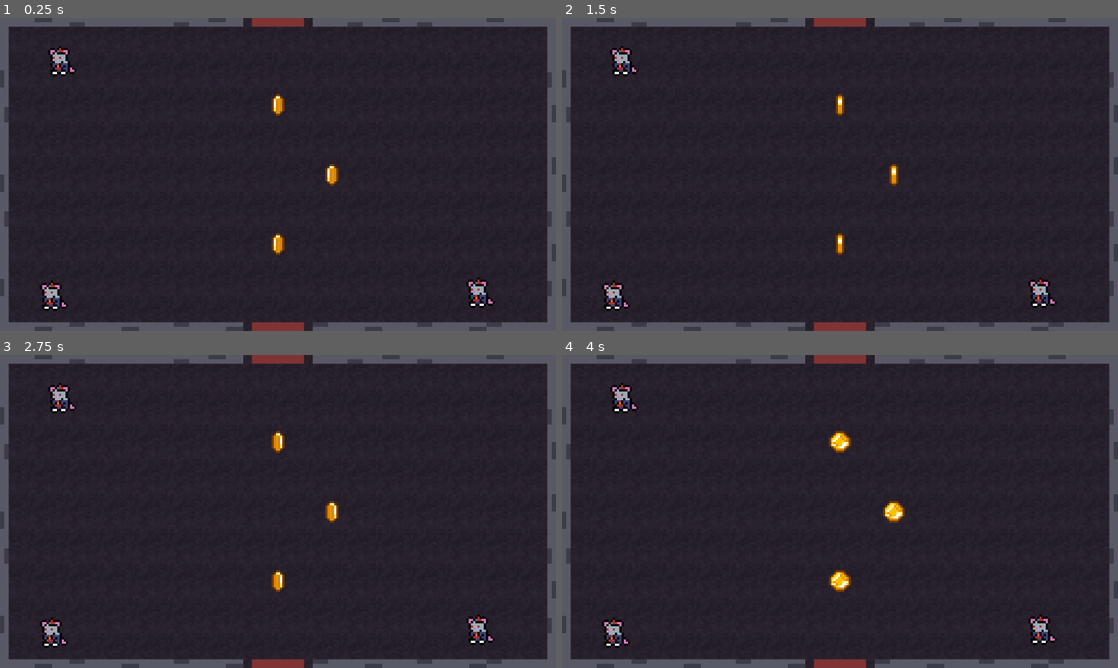
Above: before the commit, frames 1-4 (two rows, left to right).
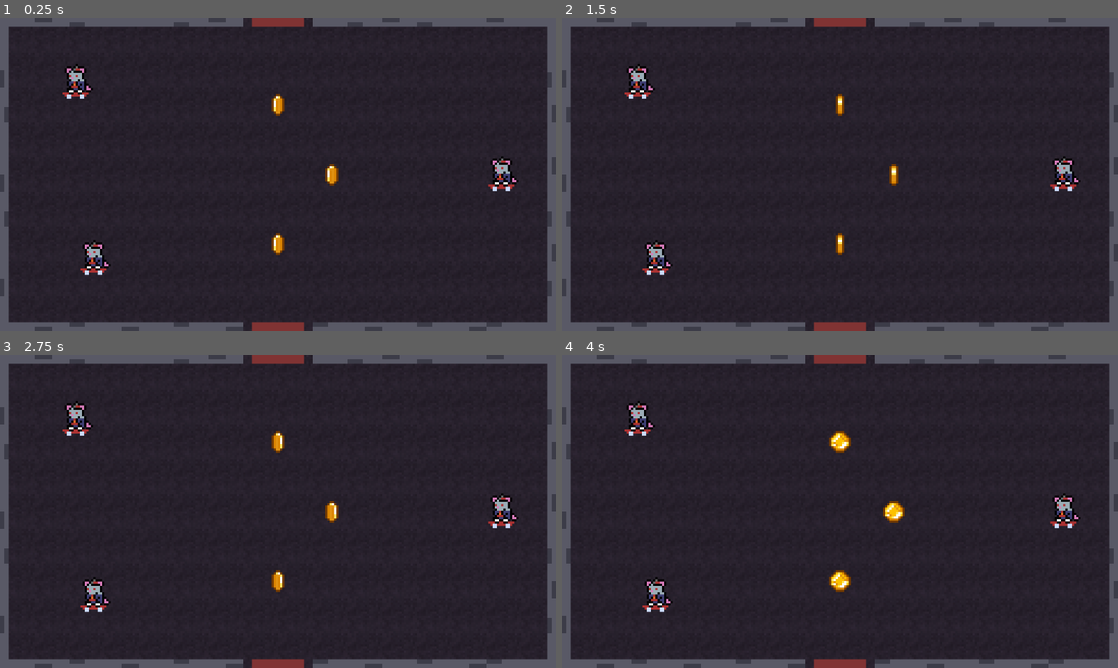
Above: after the commit, the same moments.

Repository: s4hlo/movie-jam
Game: Godot game, scene res://scenes/rooms/room_3coins.tscn
Same seed, same stepped clock (60 frames per second), same inputs: the game is played once before the commit and once after it. This scene is started directly instead of the project's main scene. Sound files missing from this copy of the repository are replaced by a short silence.
Inputs (mouse positions are in pixels of both pictures, inside the frame that each line leads up to):
- Up to frame 1 (0.25 s): no input
- Up to frame 2 (1.5 s): move the mouse to (962, 158) at 0.52 s; hold D (move_right) 0.53-1.28 s; click (962, 158) at 0.6 s; tap Enter at 1.25 s; move the mouse to (728, 190) at 1.27 s; hold S (move_down) from 1.28 s (still down); click (728, 190) at 1.35 s
- Up to frame 3 (2.75 s): tap Space at 2 s; move the mouse to (333, 442) at 2.02 s; release S (move_down) at 2.03 s; hold D (move_right) from 2.03 s (still down); click (333, 442) at 2.1 s
- Up to frame 4 (4 s): move the mouse to (812, 574) at 2.77 s; release D (move_right) at 2.78 s; hold W (move_up) 2.78-3.53 s; click (812, 574) at 2.85 s; move the mouse to (1006, 558) at 3.52 s; hold A (move_left) from 3.53 s (still down); click (1006, 558) at 3.6 s

The runs differ from the first frame. In frame 1, 1.9% of the frame differs, in the area x 7-94%, y 8-94%; in frame 2, 1.9%; in frame 3, 1.9%; in frame 4, 1.9%.

Commit message:
Adicionando rato com skate

Diff:
--- /dev/null
+++ b/assets/AtlasTextures/broken_skate.tres
@@ -0,0 +1,7 @@
+[gd_resource type="AtlasTexture" load_steps=2 format=3 uid="uid://bn5qkkmjmnad2"]
+
+[ext_resource type="Texture2D" uid="uid://dg36uyxlcpvqn" path="res://assets/Mouse_Enemy.png" id="1_p8mu2"]
+
+[resource]
+atlas = ExtResource("1_p8mu2")
+region = Rect2(113, 23, 14, 3)
--- /dev/null
+++ b/scenes/broken_skate.tscn
@@ -0,0 +1,9 @@
+[gd_scene load_steps=2 format=3 uid="uid://bkpippk7nfg6v"]
+
+[ext_resource type="Texture2D" uid="uid://bn5qkkmjmnad2" path="res://assets/AtlasTextures/broken_skate.tres" id="1_ooj52"]
+
+[node name="Node2D" type="Node2D"]
+
+[node name="BrokenSkate" type="Sprite2D" parent="."]
+scale = Vector2(5, 5)
+texture = ExtResource("1_ooj52")
--- /dev/null
+++ b/scenes/rat_skate.tscn
@@ -0,0 +1,74 @@
+[gd_scene format=3 uid="uid://df7j8p75ferou"]
+
+[ext_resource type="Script" uid="uid://kxxx6ckc2imp" path="res://scripts/rat_skate.gd" id="1_21btu"]
+[ext_resource type="Texture2D" uid="uid://dg36uyxlcpvqn" path="res://assets/Mouse_Enemy.png" id="2_yney0"]
+
+[sub_resource type="Shader" id="Shader_hit"]
+code = "shader_type canvas_item;
+uniform bool hit = false;
+void fragment() {
+	vec4 tex = texture(TEXTURE, UV);
+	if (hit) {
+		COLOR = vec4(1.0, 1.0, 1.0, tex.a);
+	} else {
+		COLOR = tex;
+	}
+}
+"
+
+[sub_resource type="ShaderMaterial" id="ShaderMaterial_hit"]
+resource_local_to_scene = true
+shader = SubResource("Shader_hit")
+shader_parameter/hit = false
+
+[sub_resource type="CircleShape2D" id="body_shape"]
+radius = 20.0
+
+[sub_resource type="CircleShape2D" id="detection_shape"]
+radius = 817.2056
+
+[sub_resource type="RectangleShape2D" id="RectangleShape2D_1l88y"]
+
+[sub_resource type="AnimationLibrary" id="AnimationLibrary_21btu"]
+
+[node name="Rat_skate" type="CharacterBody2D" unique_id=1495913750]
+motion_mode = 1
+script = ExtResource("1_21btu")
+
+[node name="Sprite" type="Sprite2D" parent="." unique_id=294239884]
+material = SubResource("ShaderMaterial_hit")
+scale = Vector2(5, 5)
+texture = ExtResource("2_yney0")
+hframes = 8
+vframes = 3
+frame = 20
+
+[node name="CollisionShape2D" type="CollisionShape2D" parent="." unique_id=130392500]
+shape = SubResource("body_shape")
+
+[node name="DetectionArea" type="Area2D" parent="." unique_id=402640591]
+
+[node name="CollisionShape2D" type="CollisionShape2D" parent="DetectionArea" unique_id=385133841]
+shape = SubResource("detection_shape")
+
+[node name="HurtArea" type="Area2D" parent="." unique_id=1397122165]
+scale = Vector2(2.442675, 2.6444042)
+
+[node name="CollisionShape2D" type="CollisionShape2D" parent="HurtArea" unique_id=1098991410]
+scale = Vector2(0.99999994, 1)
+shape = SubResource("RectangleShape2D_1l88y")
+
+[node name="AnimationPlayer" type="AnimationPlayer" parent="." unique_id=1692492699]
+libraries/ = SubResource("AnimationLibrary_21btu")
+
+[node name="chitter" type="AudioStreamPlayer2D" parent="." unique_id=248756511]
+max_distance = 5000.0
+
+[node name="chittertimer" type="Timer" parent="." unique_id=1002886882]
+wait_time = 3.0
+autostart = true
+
+[connection signal="area_entered" from="HurtArea" to="." method="_on_hurt_area_area_entered"]
+[connection signal="body_entered" from="HurtArea" to="." method="_on_hurt_area_body_entered"]
+[connection signal="body_exited" from="HurtArea" to="." method="_on_hurt_area_body_exited"]
+[connection signal="timeout" from="chittertimer" to="." method="_on_chittertimer_timeout"]
--- a/scenes/rooms/room_3coins.tscn
+++ b/scenes/rooms/room_3coins.tscn
@@ -1,9 +1,9 @@
-[gd_scene format=4 uid="uid://dws38yxu5oxax"]
+[gd_scene load_steps=9 format=4 uid="uid://dws38yxu5oxax"]
 
 [ext_resource type="Script" uid="uid://dndlb34yra7rn" path="res://scripts/room_base.gd" id="1"]
 [ext_resource type="PackedScene" uid="uid://1lov5r6rxbbk" path="res://scenes/coin.tscn" id="2"]
 [ext_resource type="Texture2D" uid="uid://c2r5sc8nwsh3a" path="res://assets/tilemap_moviejam.png" id="2_pc00p"]
-[ext_resource type="PackedScene" uid="uid://ofxolt87xd57" path="res://scenes/rat.tscn" id="3_560he"]
+[ext_resource type="PackedScene" uid="uid://df7j8p75ferou" path="res://scenes/rat_skate.tscn" id="4_pc00p"]
 
 [sub_resource type="TileSetAtlasSource" id="TileSetAtlasSource_ymi18"]
 texture = ExtResource("2_pc00p")
@@ -40,21 +40,21 @@
 [sub_resource type="RectangleShape2D" id="v_full"]
 size = Vector2(20, 720)
 
-[node name="Room" type="Node2D" unique_id=1125330683]
+[node name="Room" type="Node2D"]
 script = ExtResource("1")
 
-[node name="Floor" type="TileMapLayer" parent="." unique_id=1469605682]
+[node name="Floor" type="TileMapLayer" parent="."]
 scale = Vector2(5, 5)
 tile_map_data = PackedByteArray("AAAAAAAAAAABAAEAAAAAAAEAAAABAAEAAAAAAAIAAAABAAEAAAAAAAMAAAABAAEAAAAAAAQAAAABAAEAAAAAAA …(2224 unchanged characters)…
 tile_set = SubResource("TileSet_bdb8h")
 
-[node name="WallNorthLeft" type="StaticBody2D" parent="." unique_id=1077292636]
+[node name="WallNorthLeft" type="StaticBody2D" parent="."]
 position = Vector2(290, 10)
 
-[node name="Collision" type="CollisionShape2D" parent="WallNorthLeft" unique_id=2147178785]
+[node name="Collision" type="CollisionShape2D" parent="WallNorthLeft"]
 shape = SubResource("h_seg")
 
-[node name="Visual" type="ColorRect" parent="WallNorthLeft" unique_id=636785256]
+[node name="Visual" type="ColorRect" parent="WallNorthLeft"]
 visible = false
 offset_left = -290.0
 offset_top = -10.0
@@ -62,13 +62,13 @@
 offset_bottom = 10.0
 color = Color(0.35, 0.35, 0.4, 1)
 
-[node name="WallNorthRight" type="StaticBody2D" parent="." unique_id=1458532915]
+[node name="WallNorthRight" type="StaticBody2D" parent="."]
 position = Vector2(990, 10)
 
-[node name="Collision" type="CollisionShape2D" parent="WallNorthRight" unique_id=269687168]
+[node name="Collision" type="CollisionShape2D" parent="WallNorthRight"]
 shape = SubResource("h_seg")
 
-[node name="Visual" type="ColorRect" parent="WallNorthRight" unique_id=2034430906]
+[node name="Visual" type="ColorRect" parent="WallNorthRight"]
 visible = false
 offset_left = -290.0
 offset_top = -10.0
@@ -76,13 +76,13 @@
 offset_bottom = 10.0
 color = Color(0.35, 0.35, 0.4, 1)
 
-[node name="WallSouthLeft" type="StaticBody2D" parent="." unique_id=1711489125]
+[node name="WallSouthLeft" type="StaticBody2D" parent="."]
 position = Vector2(290, 710)
 
-[node name="Collision" type="CollisionShape2D" parent="WallSouthLeft" unique_id=1801834646]
+[node name="Collision" type="CollisionShape2D" parent="WallSouthLeft"]
 shape = SubResource("h_seg")
 
-[node name="Visual" type="ColorRect" parent="WallSouthLeft" unique_id=6837884]
+[node name="Visual" type="ColorRect" parent="WallSouthLeft"]
 visible = false
 offset_left = -290.0
 offset_top = -10.0
@@ -90,13 +90,13 @@
 offset_bottom = 10.0
 color = Color(0.35, 0.35, 0.4, 1)
 
-[node name="WallSouthRight" type="StaticBody2D" parent="." unique_id=2139370943]
+[node name="WallSouthRight" type="StaticBody2D" parent="."]
 position = Vector2(990, 710)
 
-[node name="Collision" type="CollisionShape2D" parent="WallSouthRight" unique_id=1212948135]
+[node name="Collision" type="CollisionShape2D" parent="WallSouthRight"]
 shape = SubResource("h_seg")
 
-[node name="Visual" type="ColorRect" parent="WallSouthRight" unique_id=2051448060]
+[node name="Visual" type="ColorRect" parent="WallSouthRight"]
 visible = false
 offset_left = -290.0
 offset_top = -10.0
@@ -104,13 +104,13 @@
 offset_bottom = 10.0
 color = Color(0.35, 0.35, 0.4, 1)
 
-[node name="WallEast" type="StaticBody2D" parent="." unique_id=586068504]
+[node name="WallEast" type="StaticBody2D" parent="."]
 position = Vector2(1270, 360)
 
-[node name="Collision" type="CollisionShape2D" parent="WallEast" unique_id=1933990797]
+[node name="Collision" type="CollisionShape2D" parent="WallEast"]
 shape = SubResource("v_full")
 
-[node name="Visual" type="ColorRect" parent="WallEast" unique_id=425825556]
+[node name="Visual" type="ColorRect" parent="WallEast"]
 visible = false
 offset_left = -10.0
 offset_top = -360.0
@@ -118,13 +118,13 @@
 offset_bottom = 360.0
 color = Color(0.35, 0.35, 0.4, 1)
 
-[node name="WallWest" type="StaticBody2D" parent="." unique_id=646031424]
+[node name="WallWest" type="StaticBody2D" parent="."]
 position = Vector2(10, 360)
 
-[node name="Collision" type="CollisionShape2D" parent="WallWest" unique_id=864810028]
+[node name="Collision" type="CollisionShape2D" parent="WallWest"]
 shape = SubResource("v_full")
 
-[node name="Visual" type="ColorRect" parent="WallWest" unique_id=903327738]
+[node name="Visual" type="ColorRect" parent="WallWest"]
 visible = false
 offset_left = -10.0
 offset_top = -360.0
@@ -132,25 +132,25 @@
 offset_bottom = 360.0
 color = Color(0.35, 0.35, 0.4, 1)
 
-[node name="Walls" type="TileMapLayer" parent="." unique_id=1316419539]
+[node name="Walls" type="TileMapLayer" parent="."]
 scale = Vector2(5, 5)
 tile_map_data = PackedByteArray("AAAPAAAAAAAFAAIAAAAAAAAAAAAFAAIAAGAAAAgAAAAFAAIAADAPAAgAAAAFAAIAAFABAAAAAAAEAAIAAAACAA …(592 unchanged characters)…
 tile_set = SubResource("TileSet_bdb8h")
 
-[node name="Coin1" parent="." unique_id=1443200037 instance=ExtResource("2")]
+[node name="Coin1" parent="." instance=ExtResource("2")]
 position = Vector2(640, 200)
 
-[node name="Coin2" parent="." unique_id=1570249921 instance=ExtResource("2")]
+[node name="Coin2" parent="." instance=ExtResource("2")]
 position = Vector2(764, 361)
 
-[node name="Coin3" parent="." unique_id=1291566759 instance=ExtResource("2")]
+[node name="Coin3" parent="." instance=ExtResource("2")]
 position = Vector2(640, 520)
 
-[node name="Rat" parent="." unique_id=302272118 instance=ExtResource("3_560he")]
-position = Vector2(122, 634)
+[node name="Rat_skate" parent="." instance=ExtResource("4_pc00p")]
+position = Vector2(179, 146)
 
-[node name="Rat2" parent="." unique_id=752247901 instance=ExtResource("3_560he")]
-position = Vector2(141, 94)
+[node name="Rat_skate2" parent="." instance=ExtResource("4_pc00p")]
+position = Vector2(220, 551)
 
-[node name="Rat3" parent="." unique_id=1467200039 instance=ExtResource("3_560he")]
-position = Vector2(1104, 627)
+[node name="Rat_skate3" parent="." instance=ExtResource("4_pc00p")]
+position = Vector2(1159, 358)
--- /dev/null
+++ b/scripts/rat_skate.gd
@@ -0,0 +1,194 @@
+extends CharacterBody2D
+
+const BROKEN_SKATE_SCENE = preload("res://scenes/broken_skate.tscn")
+
+enum State { IDLE, CHASING, DEAD }
+enum Status { RAT, RAT_SKATE }
+
+var current_Status = Status.RAT_SKATE
+const SPEED_SKATE := 500.0
+const ONRUSH_COOLDOWN := 1.0
+
+const SPEED_RAT := 150.0
+const KNOCKBACK_FORCE := 500.0
+const KNOCKBACK_FRICTION := 0.85
+const DAMAGE_COOLDOWN := 0.5
+
+var health: int = 40
+var damage: int = 1
+var knockback := Vector2.ZERO
+var charge_direction := Vector2.ZERO
+
+var current_state: State = State.IDLE
+var target: Node2D = null
+var player_in_hurt_area: Node2D = null
+var can_damage :bool= true
+var randfile:int = 0
+
+
+@onready var detection_area: Area2D = $DetectionArea
+@onready var anim: AnimationPlayer = $AnimationPlayer
+@onready var sprite: Sprite2D = $Sprite
+@onready var damage_timer: Timer = Timer.new()
+@onready var charge_timer: Timer = Timer.new()
+@onready var hurt_area: Area2D = $HurtArea
+@onready var chitter: AudioStreamPlayer2D = $chitter
+@onready var chittertimer: Timer = $chittertimer
+
+func _ready() -> void:
+	chittertimer.start(randf_range(0, 3.0))
+	chittertimer.wait_time = 3.0
+	detection_area.body_entered.connect(_on_detection_area_body_entered)
+	damage_timer.wait_time = DAMAGE_COOLDOWN
+	damage_timer.one_shot = true
+	damage_timer.timeout.connect(_on_damage_timer_timeout)
+	add_child(damage_timer)
+
+	charge_timer.wait_time = ONRUSH_COOLDOWN
+	charge_timer.one_shot = true
+	charge_timer.timeout.connect(_on_charge_timer_timeout)
+	add_child(charge_timer)
+
+func _physics_process(_delta: float) -> void:
+	if current_state == State.DEAD:
+		velocity = Vector2.ZERO
+	else:
+		match current_Status:
+			Status.RAT_SKATE:
+				match current_state:
+					State.IDLE:
+						velocity = Vector2.ZERO
+						anim.play("idle_skate")
+					State.CHASING:
+						velocity = charge_direction * SPEED_SKATE
+						anim.play("walk_skate")
+			Status.RAT:
+				match current_state:
+					State.IDLE:
+						velocity = Vector2.ZERO
+						anim.play("idle")
+					State.CHASING:
+						if target:
+							var dir = global_position.direction_to(target.global_position)
+							velocity = dir * SPEED_RAT
+							sprite.flip_h = dir.x > 0
+						anim.play("walk")
+
+	velocity += knockback
+	knockback *= KNOCKBACK_FRICTION
+	if knockback.length() < 5.0:
+		knockback = Vector2.ZERO
+
+	move_and_slide()
+
+func die() -> void:
+	if current_state == State.DEAD:
+		return
+	current_state = State.DEAD
+	set_physics_process(false)
+	hurt_area.queue_free()
+	anim.stop()
+	sprite.frame = 22
+	await get_tree().create_timer(0.5).timeout
+	queue_free()
+
+func _on_detection_area_body_entered(body: Node2D) -> void:
+	if body.is_in_group("player"):
+		target = body
+		if current_state == State.IDLE:
+			if current_Status == Status.RAT_SKATE:
+				onrush()
+			else:
+				current_state = State.CHASING
+
+func onrush() -> void:
+	if target == null or current_state == State.DEAD or current_Status != Status.RAT_SKATE:
+		return
+
+	current_state = State.CHASING
+	charge_direction = global_position.direction_to(target.global_position)
+	sprite.flip_h = charge_direction.x > 0
+
+	await get_tree().create_timer(0.5).timeout
+
+	if current_state != State.DEAD and current_Status == Status.RAT_SKATE:
+		current_state = State.IDLE
+		charge_timer.start()
+
+func _on_charge_timer_timeout() -> void:
+	if current_state != State.DEAD and target != null and current_Status == Status.RAT_SKATE:
+		onrush()
+
+func flash_hit() -> void:
+	sprite.material.set_shader_parameter("hit", true)
+	await get_tree().create_timer(0.1).timeout
+	sprite.material.set_shader_parameter("hit", false)
+
+func _on_hurt_area_area_entered(area: Area2D) -> void:
+	if area.is_in_group("bullets"):
+		makeratnoise(1.0, 3.0)
+		var knock_dir = area.transform.x.normalized()
+		knockback = knock_dir * KNOCKBACK_FORCE
+		health -= area.damage
+		area.queue_free()
+		flash_hit()
+		if health <= 20 and current_Status == Status.RAT_SKATE:
+			drop_skate()
+			sprite.frame = 18
+		if health <= 0:
+			die()
+
+func drop_skate() -> void:
+	current_Status = Status.RAT
+	current_state = State.CHASING
+	charge_timer.stop()
+
+	var broken_skate = BROKEN_SKATE_SCENE.instantiate()
+	broken_skate.global_position = global_position
+	get_parent().add_child(broken_skate)
+
+	# quando o rato for apagado da cena, apaga o skate tambem
+	tree_exiting.connect(broken_skate.queue_free)
+
+func try_damage() -> void:
+	if player_in_hurt_area and can_damage:
+		var knock_dir = global_position.direction_to(player_in_hurt_area.global_position)
+		player_in_hurt_area.take_damage(damage, knock_dir)
+		can_damage = false
+		damage_timer.start()
+
+func _on_damage_timer_timeout() -> void:
+	can_damage = true
+	try_damage()
+
+func _on_hurt_area_body_entered(body: Node2D) -> void:
+	if body.is_in_group("player"):
+		player_in_hurt_area = body
+		try_damage()
+
+func _on_hurt_area_body_exited(body: Node2D) -> void:
+	if body == player_in_hurt_area:
+		player_in_hurt_area = null
+
+
+func _on_chittertimer_timeout() -> void:
+	makeratnoise(-15.0, 0.5)
+
+func makeratnoise(volmin:float, volmax:float):
+	randfile = randi_range(1, 6)
+	match randfile:
+		1:
+			chitter.set_stream(load("res://assets/soundfx/rat1.wav"))
+		2:
+			chitter.set_stream(load("res://assets/soundfx/rat2.wav"))
+		3:
+			chitter.set_stream(load("res://assets/soundfx/rat3.wav"))
+		4:
+			chitter.set_stream(load("res://assets/soundfx/rat4.wav"))
+		5:
+			chitter.set_stream(load("res://assets/soundfx/rat5.wav"))
+		6:
+			chitter.set_stream(load("res://assets/soundfx/rat6.wav"))
+	chitter.volume_db = randf_range(-15.0, 0.0)
+	chitter.pitch_scale = randf_range(0.8, 1.5)
+	chitter.play()
Not shown, added: scripts/rat_skate.gd.uid
